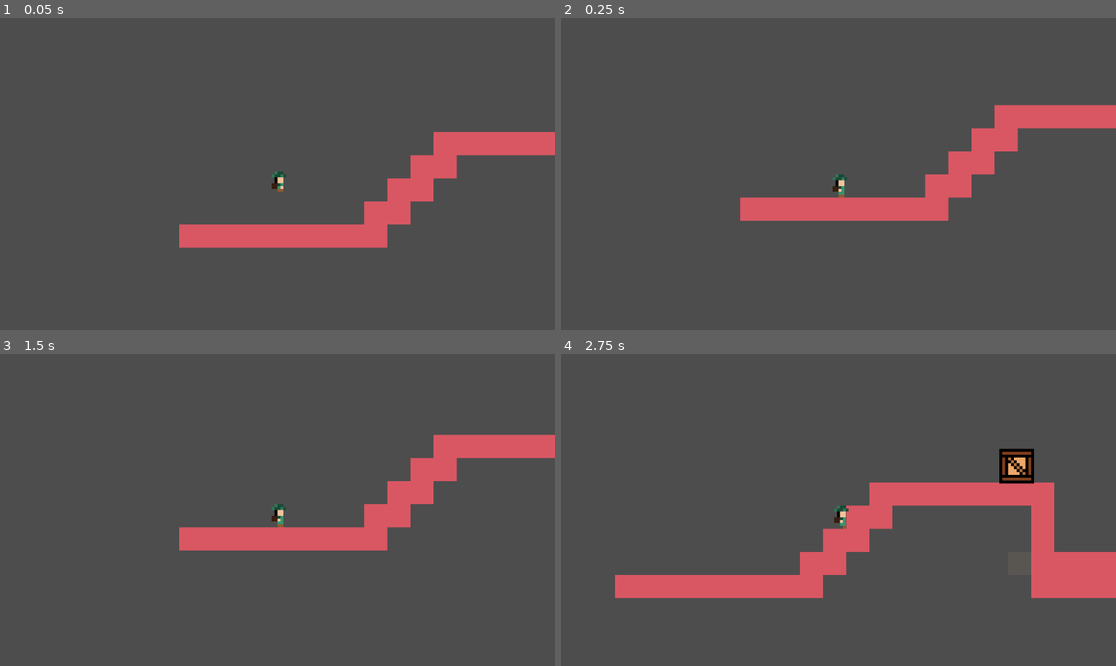
Above: before the commit, frames 1-4 (two rows, left to right).
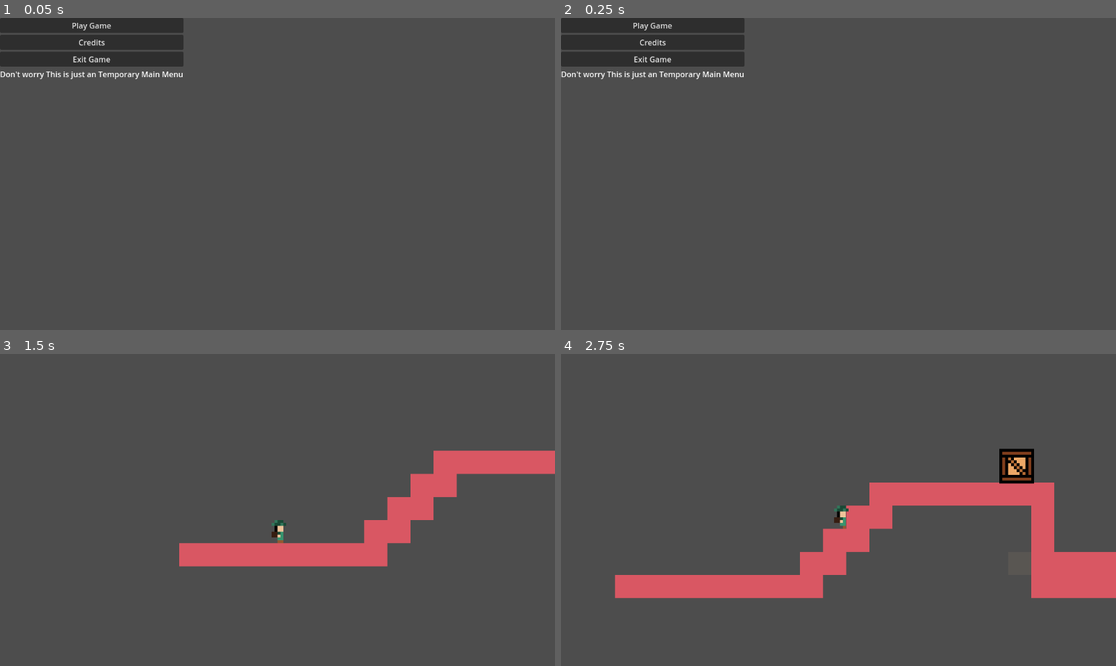
Above: after the commit, the same moments.

Repository: AzmainAhnaf/Speed-Jam-1
Game: Godot game, scene res://scenes/menu.tscn
The game is run twice, just before and just after one commit, with the same random seed, the same clock (stepped at 60 frames per second) and the same inputs. Before the commit the project starts from res://scenes/game.tscn.
Inputs (mouse positions are in pixels of both pictures, inside the frame that each line leads up to):
- Up to frame 1 (0.05 s): no input
- Up to frame 2 (0.25 s): no input
- Up to frame 3 (1.5 s): click (94, 378) at 0.5 s, where only the run after the commit has a clickable "Credits"; click (94, 360) at 1.25 s, where only the run after the commit has a clickable "Play Game"
- Up to frame 4 (2.75 s): hold D (Move_right) from 2.03 s (still down); hold W (Is_climbing) from 2.03 s (still down); tap Space (Jump) at 2.27 s

The runs differ from the first frame. In frame 1, 11% of the frame differs, in the area x 0-100%, y 0-74%; in frame 2, 11%, in the area x 0-100%, y 0-66%; in frame 3, 7.4%; in frame 4, nothing differs.

Commit message:
Added a temporary Main Screen

Diff:
--- a/project.godot
+++ b/project.godot
@@ -11,7 +11,7 @@
 [application]
 
 config/name="Speed Jam 01"
-run/main_scene="res://scenes/game.tscn"
+run/main_scene="res://scenes/menu.tscn"
 config/features=PackedStringArray("4.2", "Forward Plus")
 config/icon="res://icon.svg"
 
--- /dev/null
+++ b/scenes/menu.tscn
@@ -0,0 +1,40 @@
+[gd_scene load_steps=2 format=3 uid="uid://b6m3o4k8eo24x"]
+
+[ext_resource type="Script" path="res://scripts/menu.gd" id="1_0u83b"]
+
+[node name="Menu" type="Control"]
+layout_mode = 3
+anchors_preset = 15
+anchor_right = 1.0
+anchor_bottom = 1.0
+grow_horizontal = 2
+grow_vertical = 2
+script = ExtResource("1_0u83b")
+
+[node name="MarginContainer" type="MarginContainer" parent="."]
+layout_mode = 0
+offset_right = 40.0
+offset_bottom = 40.0
+
+[node name="VBoxContainer" type="VBoxContainer" parent="MarginContainer"]
+layout_mode = 2
+
+[node name="Play" type="Button" parent="MarginContainer/VBoxContainer"]
+layout_mode = 2
+text = "Play Game"
+
+[node name="Credits" type="Button" parent="MarginContainer/VBoxContainer"]
+layout_mode = 2
+text = "Credits"
+
+[node name="Exit" type="Button" parent="MarginContainer/VBoxContainer"]
+layout_mode = 2
+text = "Exit Game"
+
+[node name="Label" type="Label" parent="MarginContainer/VBoxContainer"]
+layout_mode = 2
+text = "Don't worry This is just an Temporary Main Menu"
+
+[connection signal="pressed" from="MarginContainer/VBoxContainer/Play" to="." method="_on_play_pressed"]
+[connection signal="pressed" from="MarginContainer/VBoxContainer/Credits" to="." method="_on_credits_pressed"]
+[connection signal="pressed" from="MarginContainer/VBoxContainer/Exit" to="." method="_on_exit_pressed"]
--- /dev/null
+++ b/scripts/menu.gd
@@ -0,0 +1,20 @@
+extends Control
+
+
+
+
+func _on_play_pressed():
+	get_tree().change_scene_to_file("res://scenes/game.tscn")
+
+
+
+
+func _on_credits_pressed():
+	print("Loading credit scenes")
+
+
+
+
+
+func _on_exit_pressed():
+	get_tree().quit()
